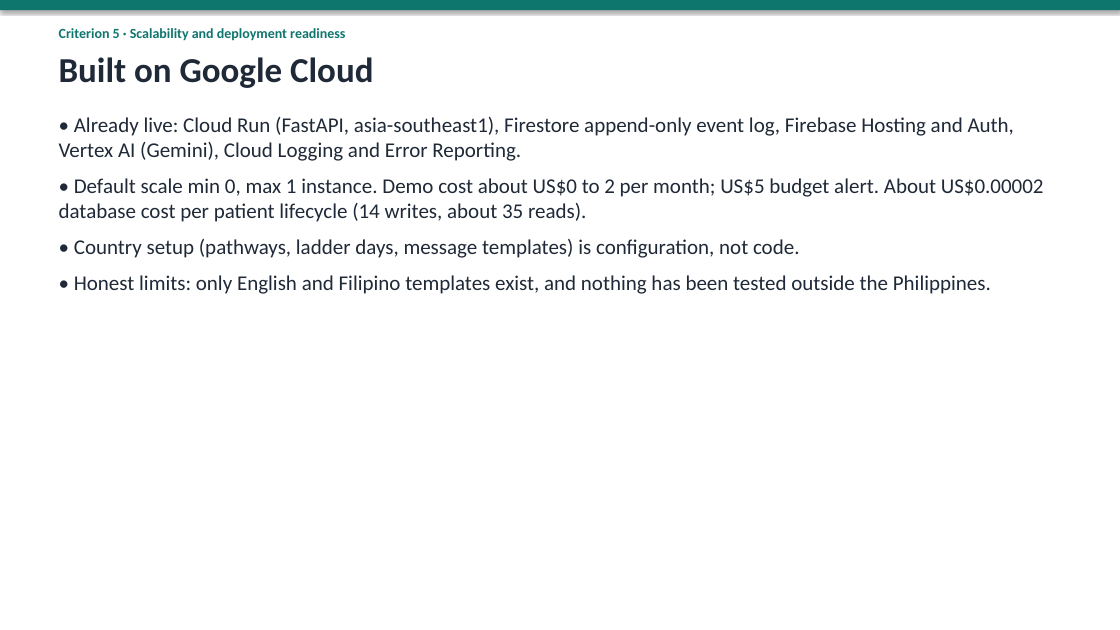
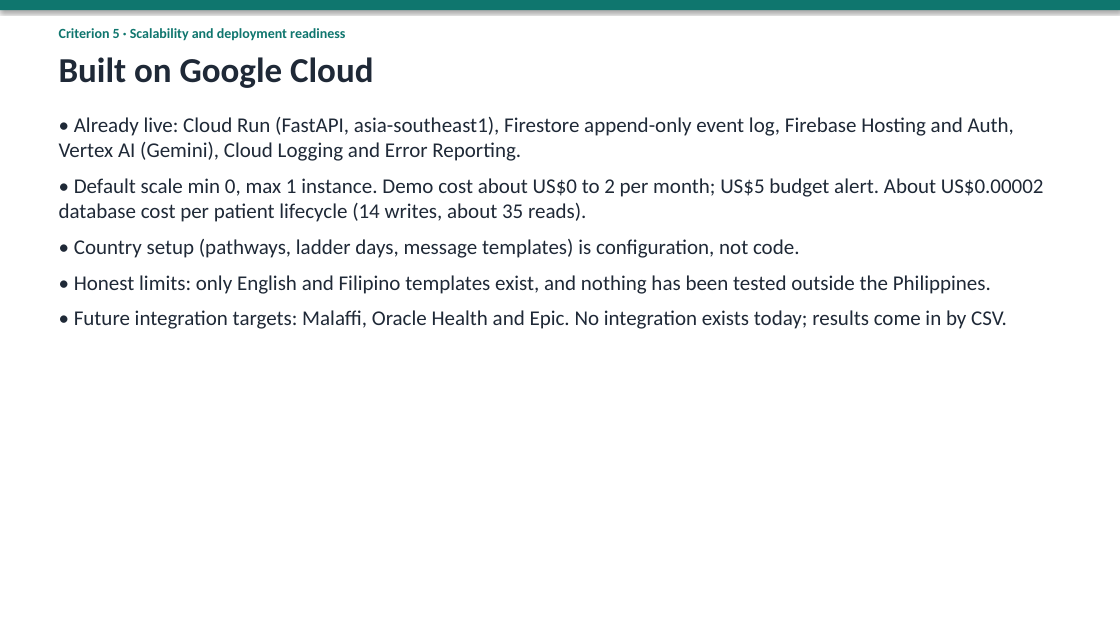
Before and after one commit to BKDKUBO/loopcloser, a slide deck: slide 10 of submission/LoopCloser-deck-DRAFT.pptx (slide 9 before the commit). Drawn at 1120x630 pixels with LibreOffice and Linux fonts; fonts in the diff are those of the drawing. Boxes give left, top, right and bottom in pixels: in the first picture for what was removed or moved away, otherwise in the second. Text is boxed around its words. In the diff, an @@ line names an element or a change of style, - is before the commit and + after.

```diff
--- a/submission/LoopCloser-deck-DRAFT.pptx
+++ b/submission/LoopCloser-deck-DRAFT.pptx
@@ text at bbox=[74, 310, 1007, 329]: paragraph added @@
+• Future integration targets: Malaffi, Oracle Health and Epic. No integration exists today; results come in by CSV.
```
Also in this commit, not shown: 6 other slides changed, 1 slide added, 4 other files.
